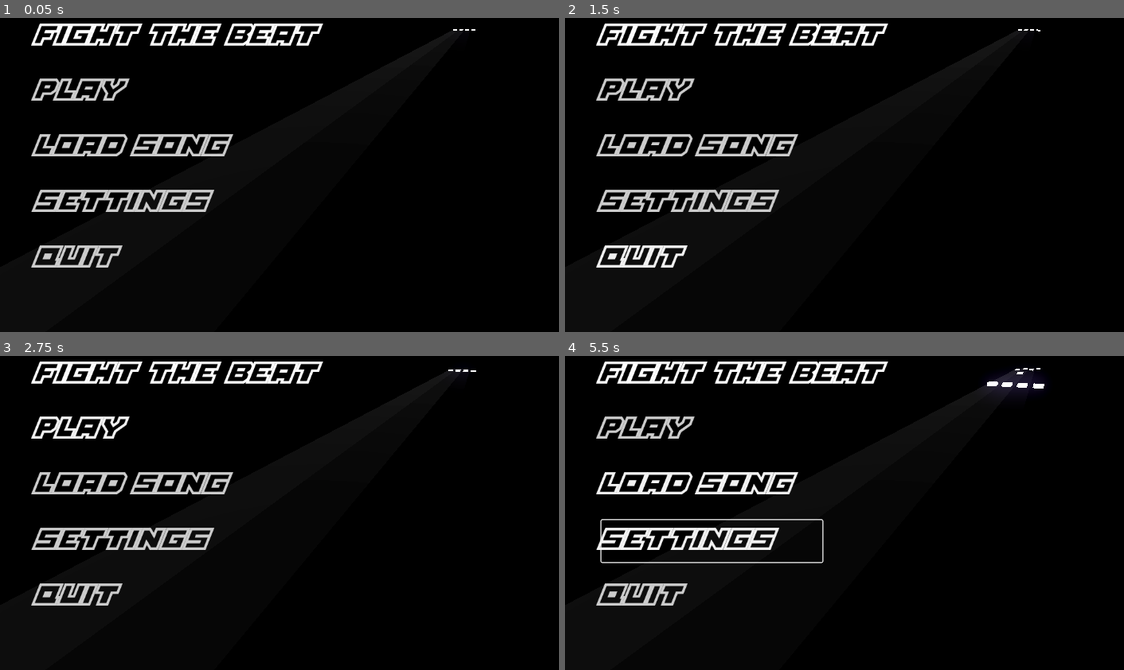
Above: before the commit, frames 1-4 (two rows, left to right).
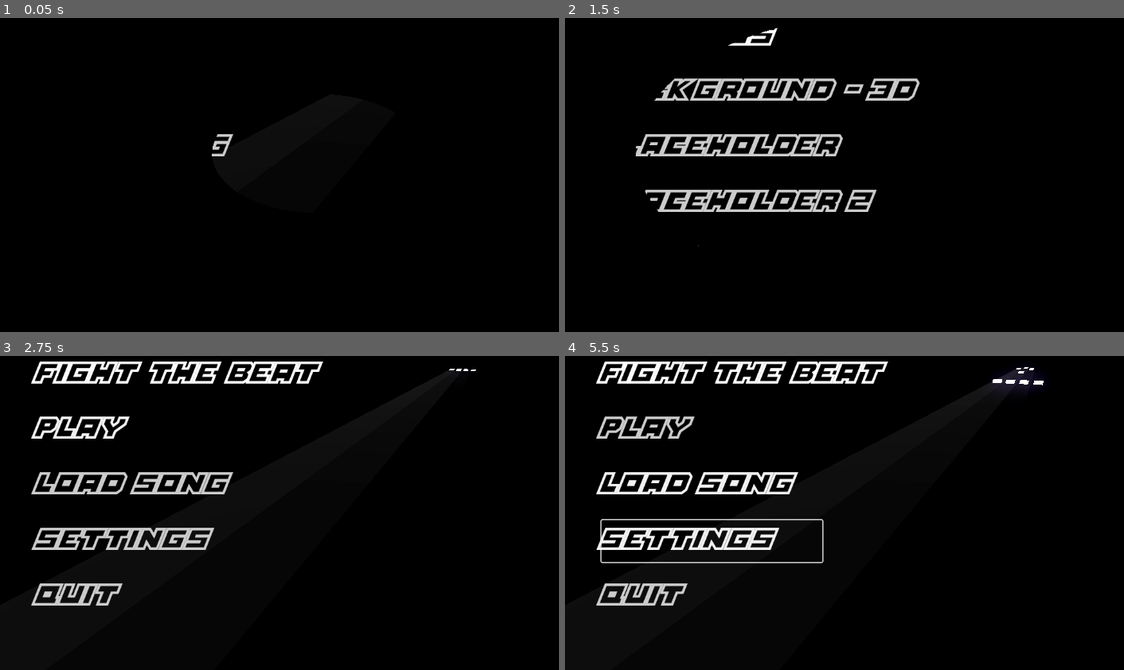
Above: after the commit, the same moments.

Repository: RafaeloxMC/fight-the-beat
Game: Godot game, scene res://scenes/ui/main_menu.tscn
Two runs of this game, one before a commit and one after it. Both use one fixed random seed, a clock stepped at 60 frames per second and the inputs below. The project has no main scene, so this scene is started directly.
Inputs:
- Up to frame 1 (0.05 s): no input
- Up to frame 2 (1.5 s): click "SETTINGS" at 0.5 s; click "BACK" at 1.25 s
- Up to frame 3 (2.75 s): click "PLAY" at 2 s
- Up to frame 4 (5.5 s): click "PLAY" at 2.75 s; click "LOAD SONG" at 3.5 s; hold R (RIGHT_LANE) 4.28-5.03 s; tap W (ML_LANE) at 4.35 s; hold Down from 5.03 s (still down); tap E (MR_LANE) at 5.1 s

The runs differ from the first frame. In frame 1, 5.8% of the frame differs, in the area x 5-86%, y 1-80%; in frame 2, 8.1%; in frame 3, less than 0.1%; in frame 4, 0.2%.

Commit message:
Add transition system between scenes

Diff:
--- /dev/null
+++ b/assets/shaders/transition.gdshader
@@ -0,0 +1,12 @@
+// CC0 licence
+// Credit Bramwell Williams
+
+shader_type canvas_item;
+
+uniform float circle_size : hint_range(0,1) = 0.5f;
+
+void fragment(){
+	if (distance(vec2(0.5,0.5), UV) < circle_size){
+		COLOR.a = 0.0;
+	}
+}
--- a/project.godot
+++ b/project.godot
@@ -20,6 +20,7 @@
 SongInterpreter="*uid://d0w1jrtsstc10"
 SongManager="*uid://chros5odm0pjs"
 GameManager="*uid://ck5uunsrn5iyr"
+TransitionManager="*uid://307ia1ges0by"
 
 [editor_plugins]
 
--- /dev/null
+++ b/scenes/util/transition_manager.tscn
@@ -0,0 +1,20 @@
+[gd_scene format=3 uid="uid://307ia1ges0by"]
+
+[ext_resource type="Shader" uid="uid://b3iyi4vbxhpkq" path="res://assets/shaders/transition.gdshader" id="1_skqao"]
+[ext_resource type="Script" uid="uid://bdhfhbb14j3ax" path="res://scripts/util/transition_manager.gd" id="2_pbb3w"]
+
+[sub_resource type="ShaderMaterial" id="ShaderMaterial_pbb3w"]
+shader = ExtResource("1_skqao")
+shader_parameter/circle_size = 1.0
+
+[node name="TransitionManager" type="ColorRect" unique_id=1775442200]
+z_index = 4096
+z_as_relative = false
+material = SubResource("ShaderMaterial_pbb3w")
+anchors_preset = 15
+anchor_right = 1.0
+anchor_bottom = 1.0
+grow_horizontal = 2
+grow_vertical = 2
+color = Color(0, 0, 0, 1)
+script = ExtResource("2_pbb3w")
--- a/scripts/ui/main_menu.gd
+++ b/scripts/ui/main_menu.gd
@@ -16,6 +16,8 @@
 	spawn_lane(lanes[3])
 
 	speed = bpm / 60.0 * speed_multiplier
+
+	GameManager.transition.emit("fwd")
 
 func _process(delta: float) -> void:
 	for tile in tiles:
--- a/scripts/util/game_manager.gd
+++ b/scripts/util/game_manager.gd
@@ -2,3 +2,5 @@
 
 # True = 3D, false = 2D
 var background_mode: bool = true
+
+signal transition(direction: String)
--- a/scripts/util/scene_manager.gd
+++ b/scripts/util/scene_manager.gd
@@ -10,4 +10,8 @@
 	if !packed:
 		print("Scene " + scene + " not found!")
 		return
+	GameManager.transition.emit("rev")
+	await get_tree().create_timer(TransitionManager.duration).timeout
 	call_packed(packed)
+	await get_tree().create_timer(0.25).timeout
+	GameManager.transition.emit("fwd")
--- /dev/null
+++ b/scripts/util/transition_manager.gd
@@ -0,0 +1,47 @@
+extends ColorRect
+
+@export var duration: float = 0.3
+
+var time_left: float = duration
+var dir: String = "rev" # or fwd
+
+# Called when the node enters the scene tree for the first time.
+func _ready() -> void:
+	GameManager.transition.connect(transition)
+
+# Called every frame. 'delta' is the elapsed time since the previous frame.
+func _process(delta: float) -> void:
+	if not time_left > 0:
+		return
+
+	time_left -= delta
+	var mat = material
+
+	if dir == "rev":
+		var val: float = time_left / duration
+		if mat is ShaderMaterial:
+			mat.set_shader_parameter("circle_size", val)
+		else:
+			print("NO MATERIAL")
+
+	if dir == "fwd":
+		var val: float = abs((time_left / duration) - 1)
+		if mat is ShaderMaterial:
+			mat.set_shader_parameter("circle_size", val)
+		else:
+			print("NO MATERIAL")
+
+func transition(direction: String):
+	print("Triggered transition " + str(direction))
+	if direction == "fwd":
+		play_fwd()
+	elif direction == "rev":
+		play_rev()
+
+func play_fwd():
+	time_left = duration
+	dir = "fwd"
+
+func play_rev():
+	time_left = duration
+	dir = "rev"
Not shown, added: assets/shaders/transition.gdshader.uid
Not shown, added: scripts/util/transition_manager.gd.uid
